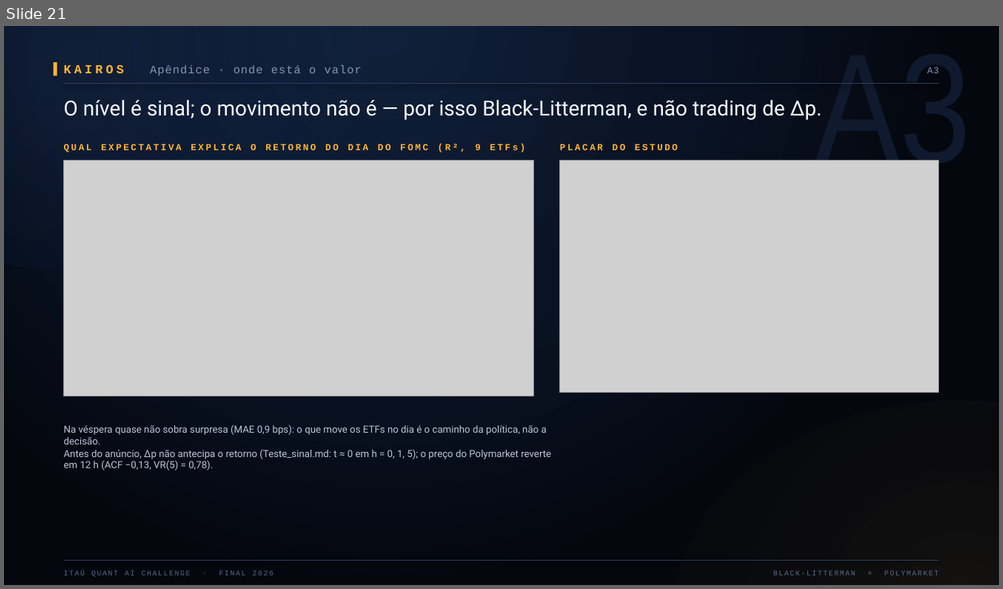
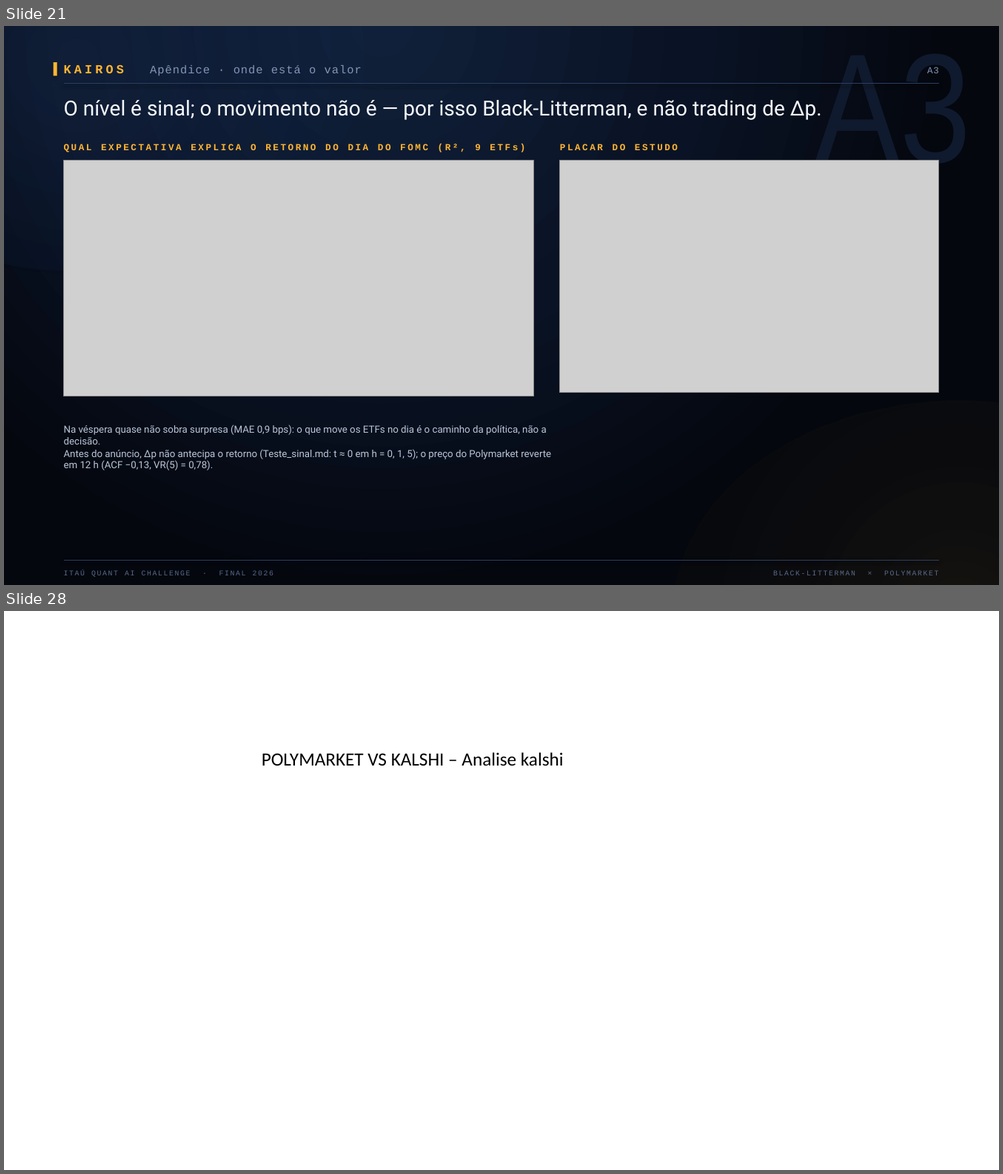
Before and after one commit to liahaller/Desafio-Quant-Itau, a slide deck: Final/Slides_novos.pptx. Shown one above the other, each under a label of ours: slide 21 before the commit, slides 21 and 28 after it; the slides between them are not shown. The pictures are 1003x589 and 1003x1174 pixels, drawn with LibreOffice and Linux fonts; fonts in the diff are those of the drawing; grey boxes stand for pictures. Boxes give left, top, right and bottom in pixels: in the first picture for what was removed or moved away, otherwise in the second. Text is boxed around its words. In the diff, an @@ line names an element or a change of style, - is before the commit and + after.

```diff
--- a/Final/Slides_novos.pptx
+++ b/Final/Slides_novos.pptx
@@ slide 28 added at [4, 611, 999, 1170], background #FFFFFF @@
@@ text added at [262, 752, 563, 766], 18 pt, text #000000 @@
+POLYMARKET VS KALSHI – Analise kalshi
```
Also in this commit, not shown: 1 slide changed, 6 other slides added.
